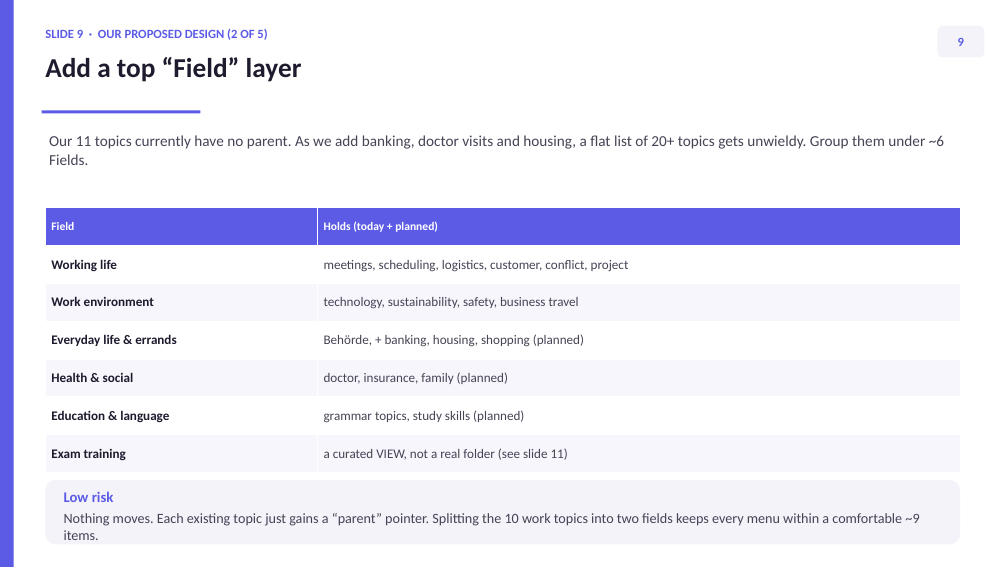
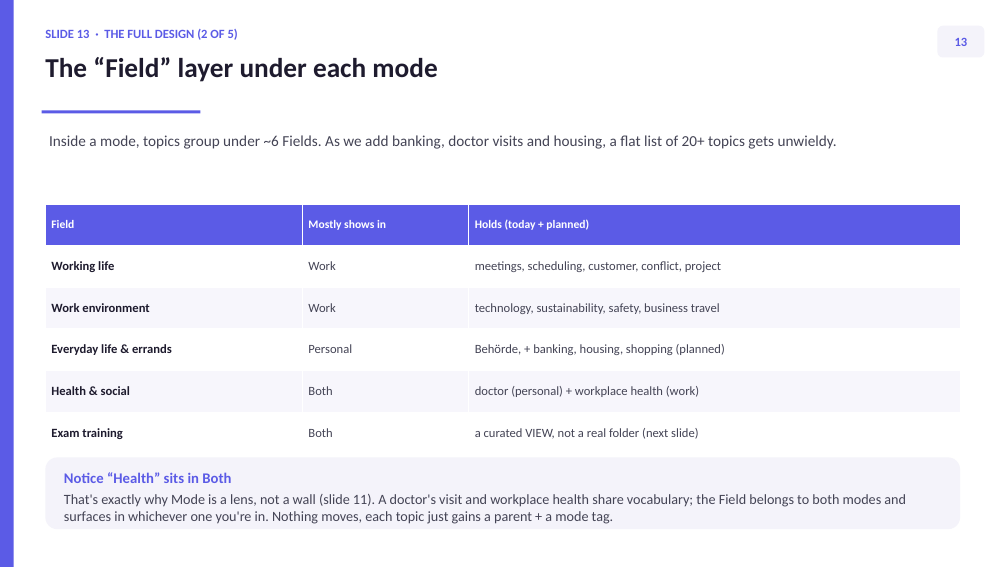
Before and after one commit to thelivinsine/B2furBerufApp, a slide deck: slide 15 of docs/TAXONOMY_REDESIGN.pptx (slide 11 before the commit). Drawn at 1008x567 pixels with LibreOffice and Linux fonts; fonts in the diff are those of the drawing. Boxes give left, top, right and bottom in pixels: in the first picture for what was removed or moved away, otherwise in the second. Text is boxed around its words. In the diff, an @@ line names an element or a change of style, - is before the commit and + after.

```diff
--- a/docs/TAXONOMY_REDESIGN.pptx
+++ b/docs/TAXONOMY_REDESIGN.pptx
@@ text at (x1=45, y1=29, x2=238, y2=40): text changed @@
-SLIDE 9 · OUR PROPOSED DESIGN (2 OF 5)
+SLIDE 13 · THE FULL DESIGN (2 OF 5)
@@ text at (x1=45, y1=57, x2=437, y2=82): text changed @@
-Add a top “Field” layer
+The “Field” layer under each mode
@@ text in rounded rectangle at (x1=955, y1=38, x2=968, y2=46): text changed @@
-9
+13
@@ text at (x1=49, y1=135, x2=837, y2=149): text changed @@
-Our 11 topics currently have no parent. As we add banking, doctor visits and housing, a flat list of 20+ topics gets unwieldy. Group them under ~6 Fields.
+Inside a mode, topics group under ~6 Fields. As we add banking, doctor visits and housing, a flat list of 20+ topics gets unwieldy.
@@ table at (x1=45, y1=204, x2=960, y2=454) @@
-Field | Holds (today + planned)
-Working life | meetings, scheduling, logistics, customer, conflict, project
-Work environment | technology, sustainability, safety, business travel
-Everyday life & errands | Behörde, + banking, housing, shopping (planned)
-Health & social | doctor, insurance, family (planned)
-Education & language | grammar topics, study skills (planned)
-Exam training | a curated VIEW, not a real folder (see slide 11)
+Field | Mostly shows in | Holds (today + planned)
+Working life | Work | meetings, scheduling, customer, conflict, project
+Work environment | Work | technology, sustainability, safety, business travel
+Everyday life & errands | Personal | Behörde, + banking, housing, shopping (planned)
+Health & social | Both | doctor (personal) + workplace health (work)
+Exam training | Both | a curated VIEW, not a real folder (next slide)
@@ table resized from (x1=45, y1=208, x2=960, y2=473) to (x1=45, y1=204, x2=960, y2=454) @@
@@ rounded rectangle "Notice “Health” sits in Both" resized from (x1=45, y1=480, x2=960, y2=544) to (x1=45, y1=457, x2=960, y2=529) @@
@@ text in rounded rectangle at (x1=64, y1=472, x2=906, y2=524): text changed @@
-Low risk
-Nothing moves. Each existing topic just gains a “parent” pointer. Splitting the 10 work topics into two fields keeps every menu within a comfortable ~9 items.
+Notice “Health” sits in Both
+That's exactly why Mode is a lens, not a wall (slide 11). A doctor's visit and workplace health share vocabulary; the Field belongs to both modes and surfaces in whichever one you're in. Nothing moves, each topic just gains a parent + a mode tag.
```
Also in this commit, not shown: 27 other slides changed, 7 slides added, 1 slide removed, 5 other files.
